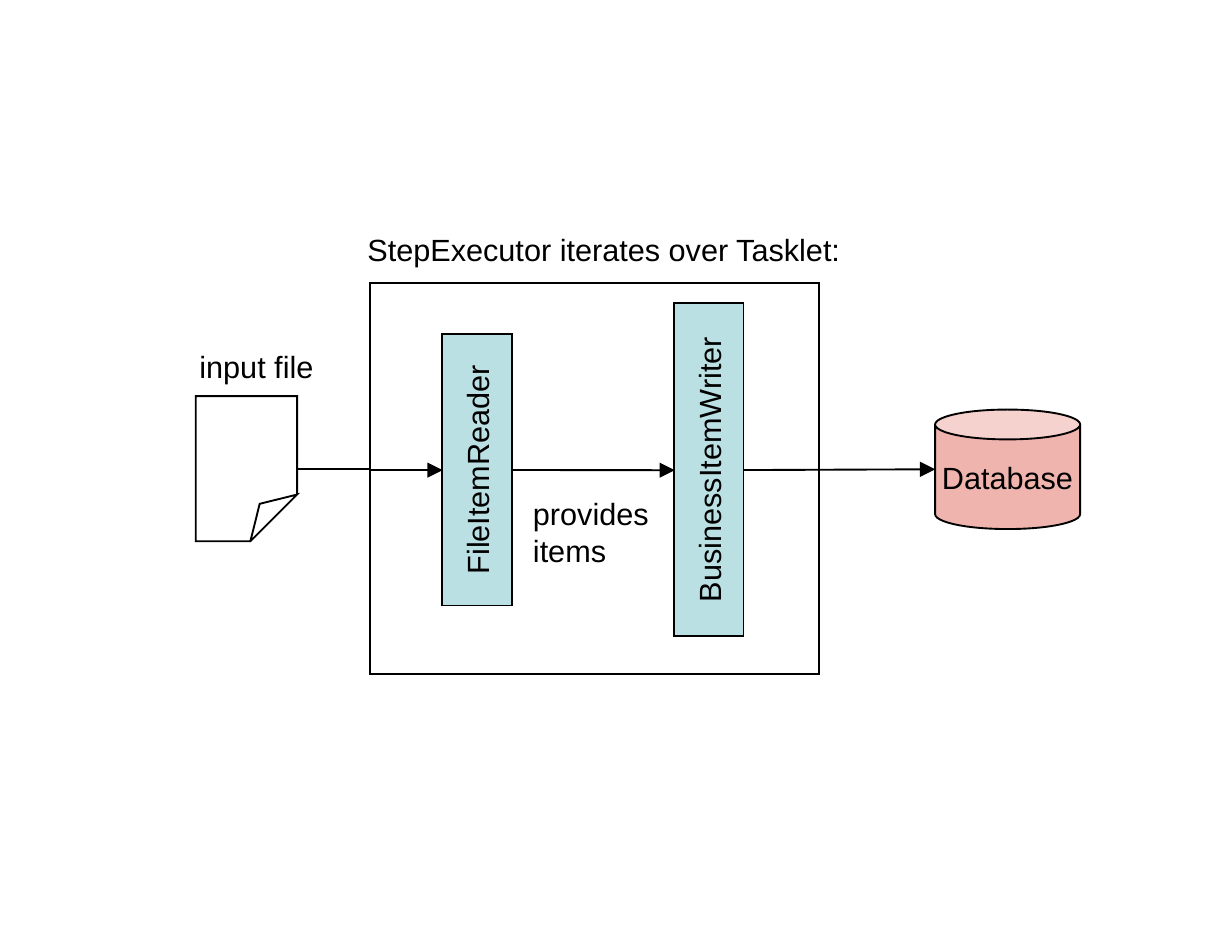
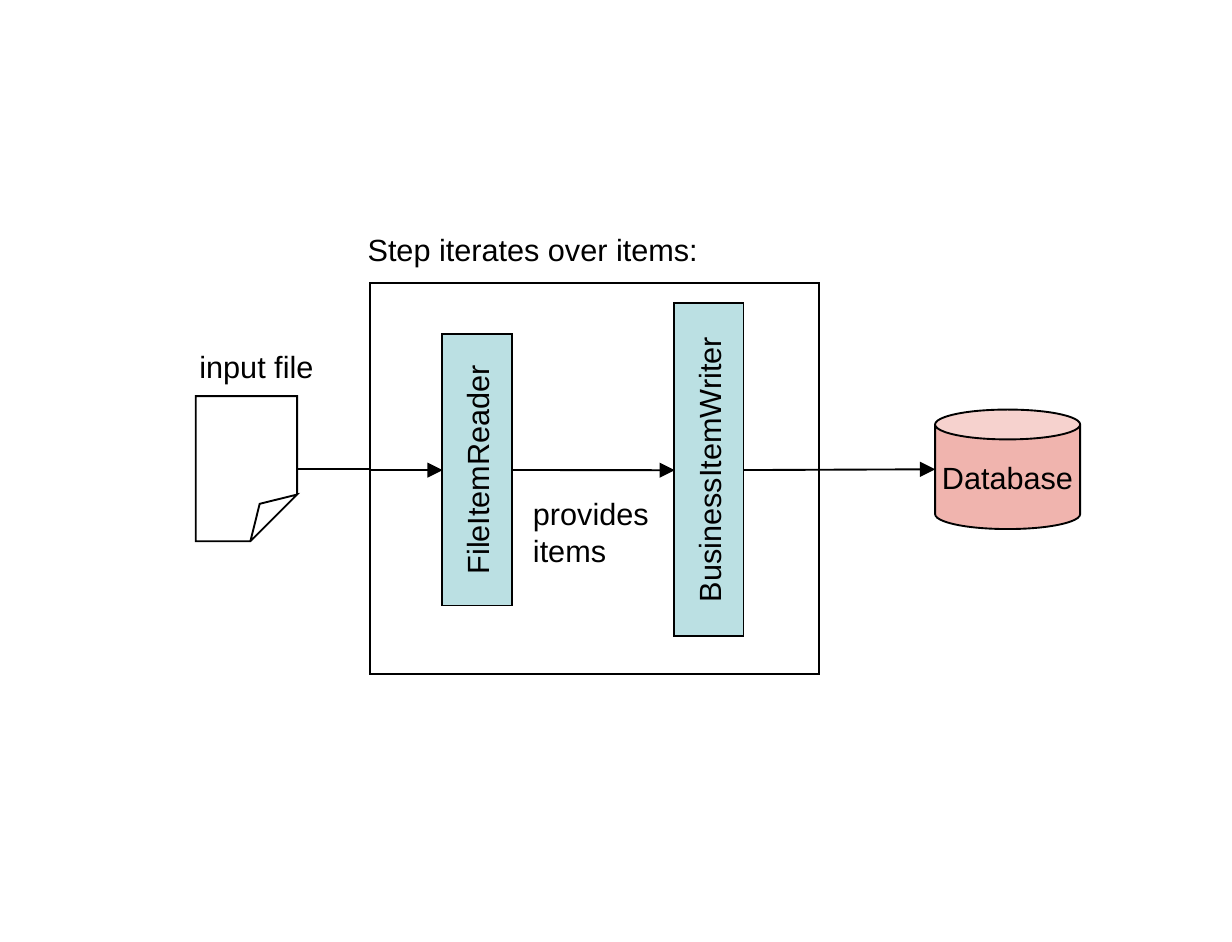
Before and after one commit to spring-projects/spring-batch, a slide deck: slide 1 of src/site/ppt/Figures.ppt. Drawn at 1232x942 pixels with LibreOffice and Linux fonts; fonts in the diff are those of the drawing. Boxes give left, top, right and bottom in pixels: in the first picture for what was removed or moved away, otherwise in the second. Text is boxed around its words. In the diff, an @@ line names an element or a change of style, - is before the commit and + after.

```diff
--- a/src/site/ppt/Figures.ppt
+++ b/src/site/ppt/Figures.ppt
@@ text at (x1=368, y1=238, x2=698, y2=267): text changed @@
-StepExecutor iterates over Tasklet:
+Step iterates over items:
```
Also in this commit, not shown: 8 other slides changed, 1 slide removed, 1 other file.
